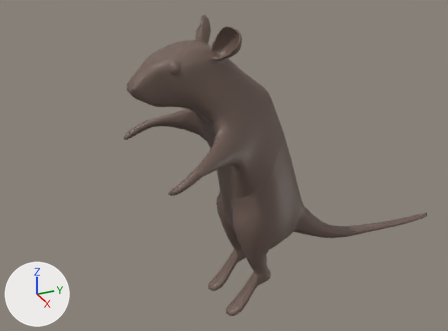
The FBX model Assets/Models/mice.fbx: old version first, new version second.
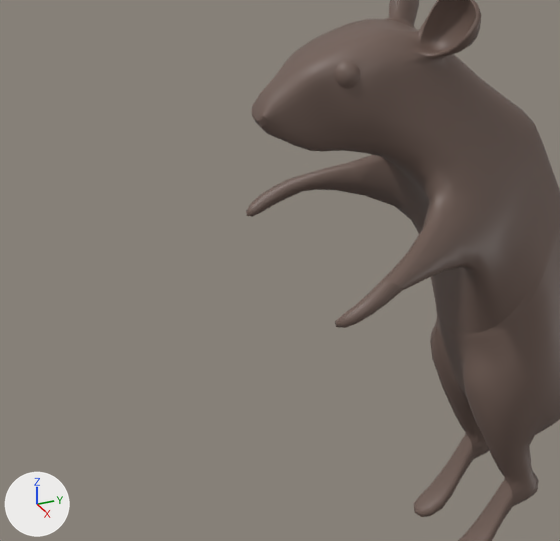
There are two pictures of each version: one whole from a 50 mm lens placed at (0.377, -0.176, 0.31), pointed at (-0.017, 0.002, 0.113), one close up on the part from 0% to 63% of the width and 9% to 92% of the height. Arrows for +X, +Y and +Z are at lower left; the lights stay in place. Where no turn or scale is listed for an object, it has been applied to the vertices.

Objects in the first close-up: 'Eyes', 'Mouse', 'Pants', 'Pink'.
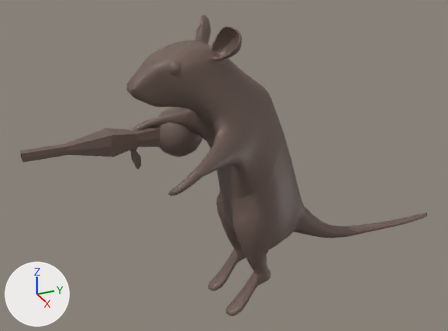
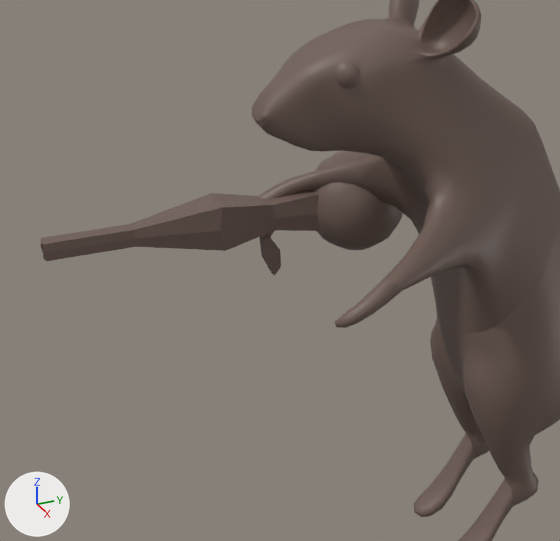
Where the newer file only moved an object's origin or applied its transform, the numbers keep the older frame.

The change, as a diff of the scene's bpy script:
```diff
--- a/Assets/Models/mice.fbx.py
+++ b/Assets/Models/mice.fbx.py
@@ me_cube_011 @@
+me_cube_011.from_pydata(...)  # 188 vertices, 202 faces; spans x -0.0673..-0.028, y -0.1413..-0.0035, z 0.1087..0.1532
+me_cube_011.materials.append(mat_mouse)  # its picture is missing
@@ ob_gun @@
+ob_gun = bpy.data.objects.new('Gun', me_cube_011)
+ob_gun.location = (0.0, 0.0, 0.0)
```

Changed parts and their boxes (x1, y1, x2, y2) in the close-ups (560 x 541 px):
'Gun', added (brown)
    after: (41, 151, 403, 275)
